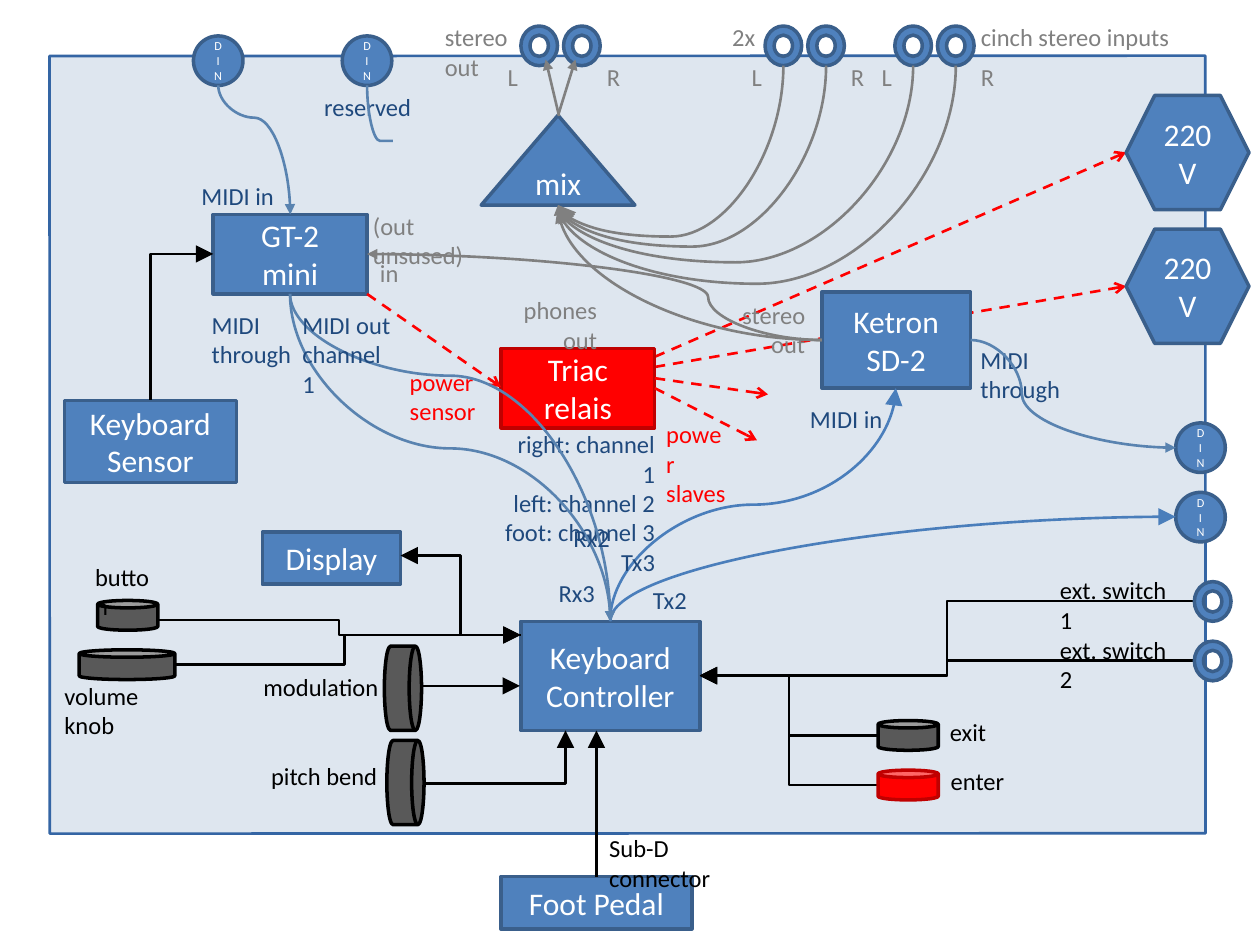
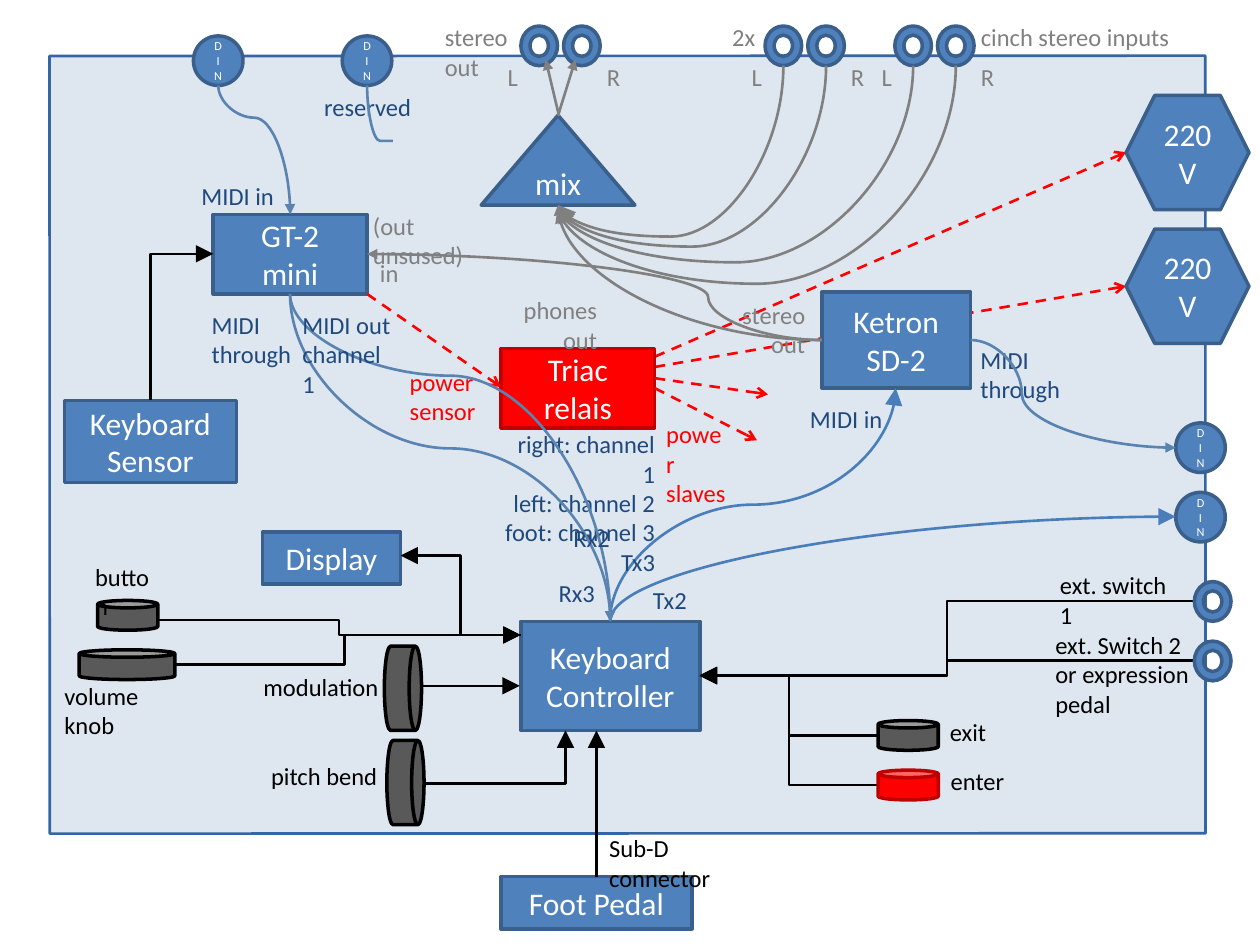
Before and after one commit to HaraldRieder/Keyboard_Controller, a slide deck: slide 1 of Hardware/Hardware.odp. Drawn at 1260x945 pixels with LibreOffice and Linux fonts; fonts in the diff are those of the drawing. Boxes give left, top, right and bottom in pixels: in the first picture for what was removed or moved away, otherwise in the second. Text is boxed around its words. In the diff, an @@ line names an element or a change of style, - is before the commit and + after.

Commit message:
new A7 input for expression pedal

```diff
--- a/Hardware/Hardware.odp
+++ b/Hardware/Hardware.odp
@@ text "ext. switch 1": place and size @@
-text "ext. switch 1" at [1060,582,1166,629]
+text "ext. switch 1" at [1060,577,1166,624]
@@ text at [1055,637,1188,717]: text changed @@
-ext. switch 2
+ext. Switch 2
+or expression
+pedal
```
Also in this commit, not shown: 1 other slide changed.
